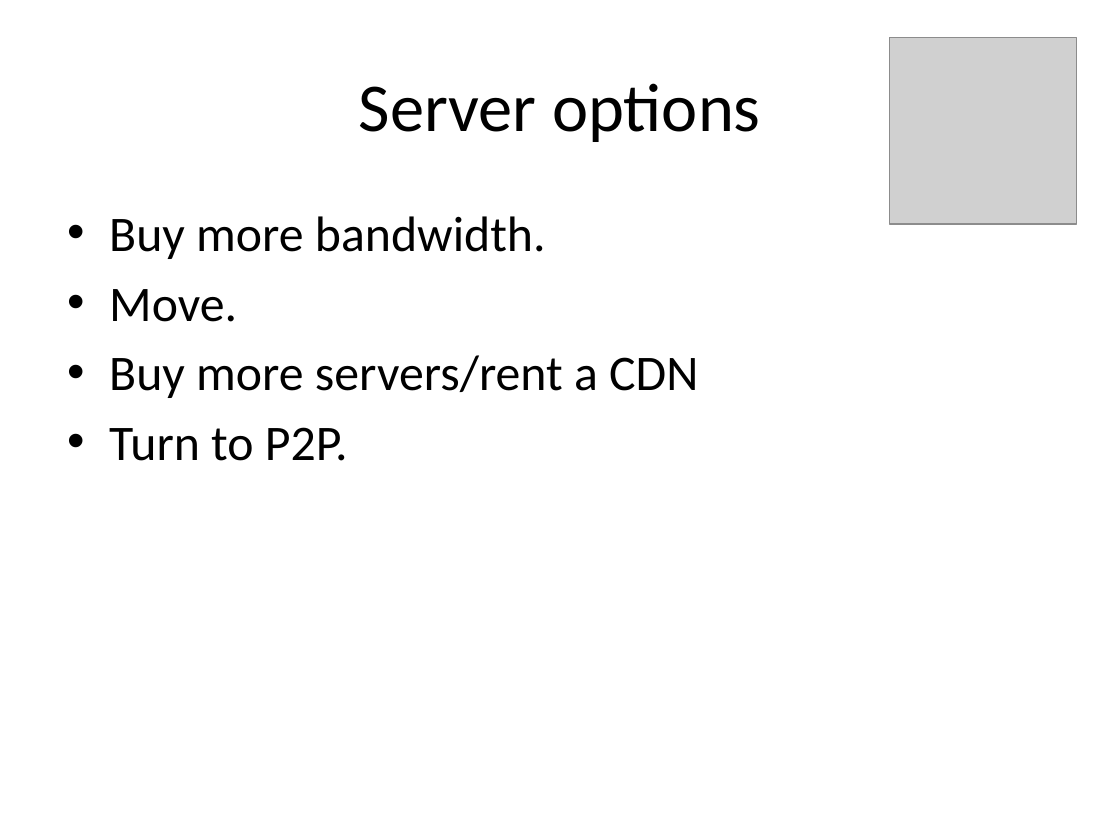
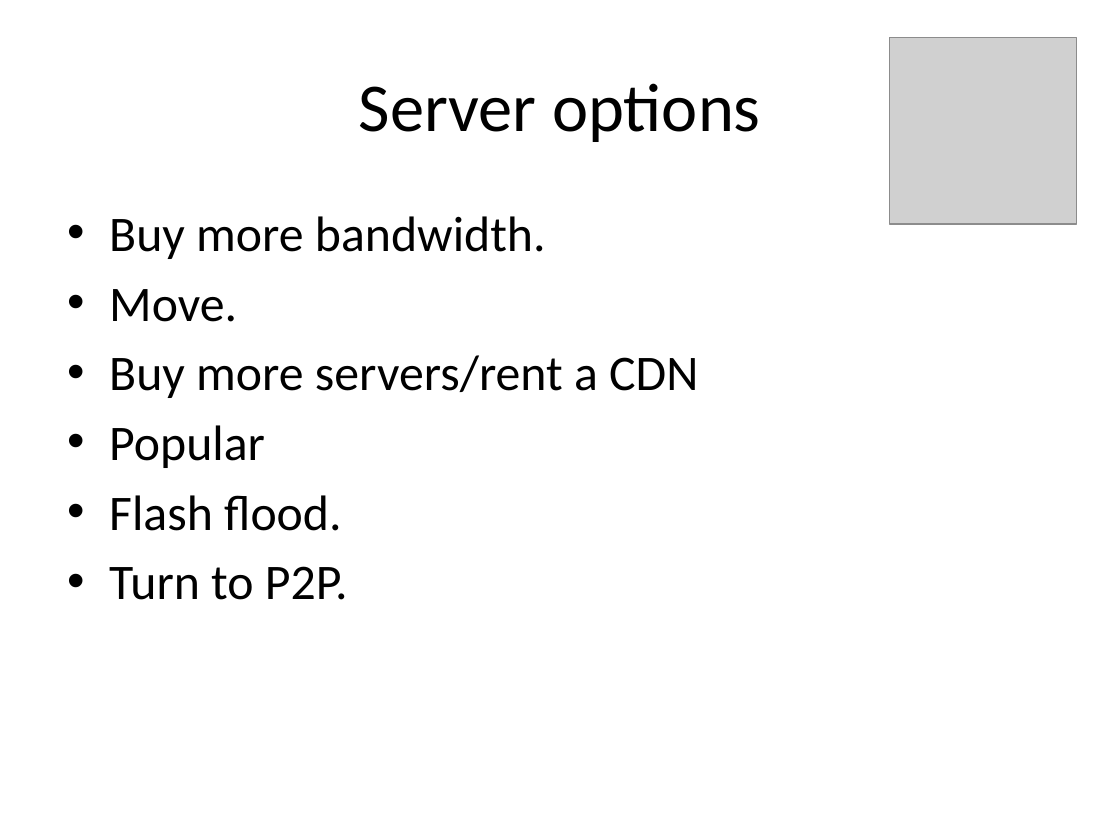
Before and after one commit to rdp/p2pwebclient, a slide deck: slide 6 of thesis_presentation/How to Make the Internet Faster.pptx. Drawn at 1120x840 pixels with LibreOffice and Linux fonts; fonts in the diff are those of the drawing; grey boxes stand for pictures. Boxes give left, top, right and bottom in pixels: in the first picture for what was removed or moved away, otherwise in the second. Text is boxed around its words. In the diff, an @@ line names an element or a change of style, - is before the commit and + after.

```diff
--- a/thesis_presentation/How to Make the Internet Faster.pptx
+++ b/thesis_presentation/How to Make the Internet Faster.pptx
@@ text at [109, 425, 341, 531]: paragraphs added @@
+• Popular
+• Flash flood.
```
Also in this commit, not shown: 5 other slides changed.
